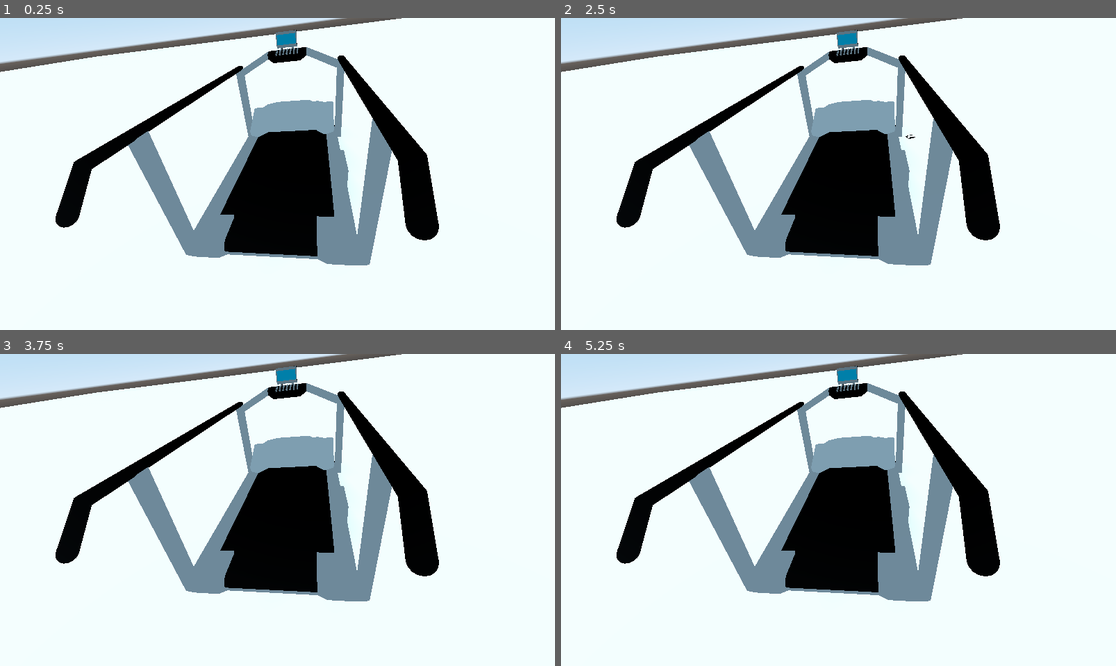
Above: before the commit, frames 1-4 (two rows, left to right).
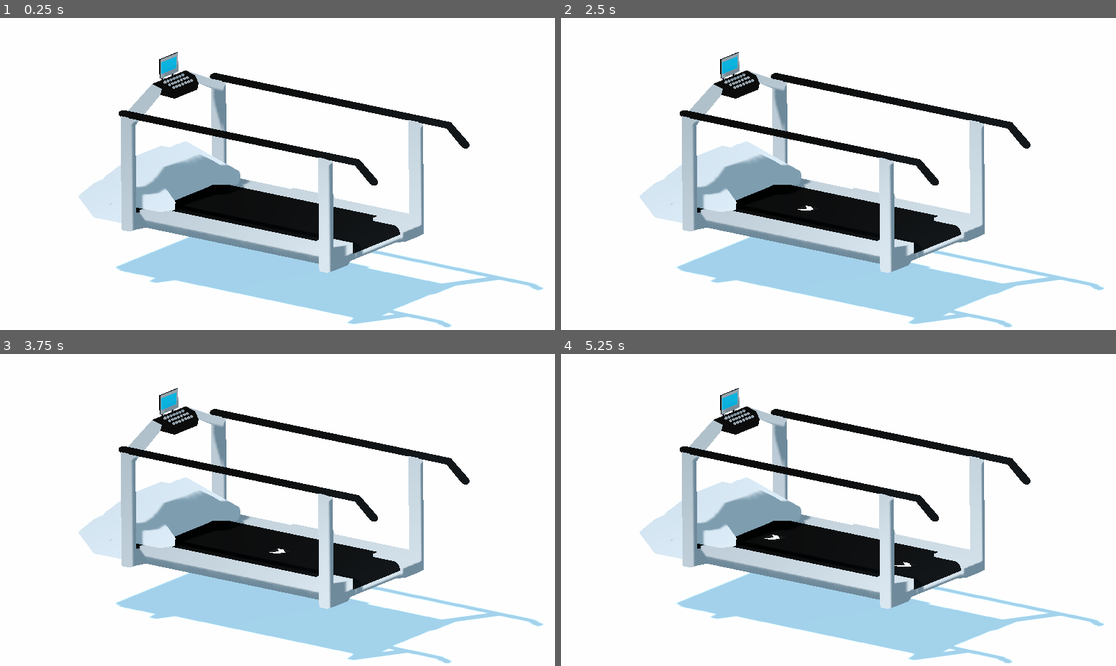
Above: after the commit, the same moments.

Repository: ConstantVennin/MonarkTreadmill3D
Game: Godot game, scene res://Main.tscn
The game is run twice, just before and just after one commit, with the same random seed, the same clock (stepped at 60 frames per second) and the same inputs. This scene is started directly instead of the project's main scene.
Inputs:
- Up to frame 1 (0.25 s): no input
- Up to frame 2 (2.5 s): tap Enter (ui_accept) at 0.5, 1.35, 1.52, 1.82, 2 s; hold Enter (ui_accept) 0.53-1.28 s; hold Enter (ui_accept) from 2.03 s (still down)
- Up to frame 3 (3.75 s): release Enter (ui_accept) at 2.78 s; tap Enter (ui_accept) at 2.85, 3.02, 3.32 s; hold Enter (ui_accept) from 3.53 s (still down)
- Up to frame 4 (5.25 s): release Enter (ui_accept) at 4.28 s; tap Enter (ui_accept) at 4.35, 4.52, 4.82, 5 s; hold Enter (ui_accept) from 5.03 s (still down)

The runs differ from the first frame. In frame 1, 38% of the frame differs, in the area x 0-98%, y 0-100%; in frame 2, 38%; in frame 3, 38%; in frame 4, 38%.

Commit message:
ajout partie de valentin des trucs à corriger c'est le dawa

Diff:
--- a/Main.gd
+++ b/Main.gd
@@ -1,30 +1,42 @@
 extends Node
 
-export (PackedScene) var fleche_scene
+export(PackedScene) var mob_scene
 
 
-# Declare member variables here. Examples:
-# var a = 2
-# var b = "text"
+func _ready():
+	randomize()
+	$UserInterface/Retry.hide()
+	#$Stream.play()
 
 
-# Called when the node enters the scene tree for the first time.
-func _ready():
-	randomize()
+func _unhandled_input(event):
+	if event.is_action_pressed("ui_accept") and $UserInterface/Retry.visible:
+		get_tree().reload_current_scene()
+		$Stream.play()
 
 
-# Called every frame. 'delta' is the elapsed time since the previous frame.
-#func _process(delta):
-#	pass
+func _on_MobTimer_timeout():
+	# Create a Mob instance and add it to the scene.
+	var mob = mob_scene.instance()
+	var direction = Vector3.ZERO
 
+	# Choose a random location on Path2D.
+	var mob_spawn_location = get_node("SpawnPath/SpawnLocation")
+	mob_spawn_location.unit_offset = randf()
 
-func _on_FlecheTimer_timeout():
-	var fleche = fleche_scene.instance()
-	# Choose a random location on the SpawnPath.
-	# We store the reference to the SpawnLocation node.
-	var fleche_spawn_location = get_node("SpawnPath/SpawnLocation")
-	# And give it a random offset.
-	fleche_spawn_location.unit_offset = randf()
-	var treadmill_position = $Treadmill.transform.origin
-	fleche.initialize(fleche_spawn_location.translation, treadmill_position)
-	add_child(fleche)
+	var player_position = $Player.transform.origin
+
+	add_child(mob)
+	# We connect the mob to the score label to update the score upon squashing a mob.
+	mob.connect("squashed", $UserInterface/ScoreLabel, "_on_Mob_squashed")
+	mob.initialize(mob_spawn_location.translation, player_position)
+	if Input.is_action_pressed("decrease") :
+		$MobTimer.wait_time += 0.1
+	if Input.is_action_pressed("increase") and $MobTimer.wait_time>0.2 :
+		$MobTimer.wait_time -= 0.1
+
+func _on_Player_hit():
+	$MobTimer.stop()
+	$UserInterface/Retry.show()
+	$Stream.stop()
+	$DeathSound.play()
--- a/Main.tscn
+++ b/Main.tscn
@@ -1,56 +1,150 @@
-[gd_scene load_steps=7 format=2]
+[gd_scene load_steps=13 format=2]
 
-[ext_resource path="res://Treadmill.tscn" type="PackedScene" id=1]
-[ext_resource path="res://fleche.tscn" type="PackedScene" id=2]
-[ext_resource path="res://Main.gd" type="Script" id=3]
+[ext_resource path="res://Main.gd" type="Script" id=1]
+[ext_resource path="res://Player.tscn" type="PackedScene" id=2]
+[ext_resource path="res://Mob.tscn" type="PackedScene" id=3]
+[ext_resource path="res://default_env.tres" type="Environment" id=4]
+[ext_resource path="res://ScoreLabel.gd" type="Script" id=6]
+[ext_resource path="res://ui_theme.tres" type="Theme" id=7]
 
 [sub_resource type="BoxShape" id=1]
 extents = Vector3( 30, 1, 30 )
 
 [sub_resource type="CubeMesh" id=2]
-size = Vector3( 60, 2, 60 )
+size = Vector3( 120, 2, 120 )
 
-[sub_resource type="Curve3D" id=3]
+[sub_resource type="CylinderMesh" id=3]
+
+[sub_resource type="SpatialMaterial" id=4]
+albedo_color = Color( 0.960784, 0.486275, 0.0313726, 1 )
+
+[sub_resource type="Curve3D" id=5]
 _data = {
-"points": PoolVector3Array( 0, 0, 0, 0, 0, 0, -0.266457, -6.94394e-06, -0.00904983, 0, 0, 0, 0, 0, 0, -0.266457, -6.94394e-06, 0.424052, 0, 0, 0, 0, 0, 0, -0.014211, -6.94394e-06, 0.419293, 0, 0, 0, 0, 0, 0, -0.014211, -6.94394e-06, -0.0185686, 0, 0, 0, 0, 0, 0, -0.266457, -6.94394e-06, -0.00904983 ),
-"tilts": PoolRealArray( 0, 0, 0, 0, 0 )
+"points": PoolVector3Array( 0, 0, 0, 0, 0, 0, 0.968777, 0, 0.258339, 0, 0, 0, 0, 0, 0, 0.968777, 0, 0.710435, 0, 0, 0, 0, 0, 0, 0.968777, 0, 0.258339 ),
+"tilts": PoolRealArray( 0, 0, 0 )
 }
 
+[sub_resource type="BoxShape" id=6]
+extents = Vector3( 0.181836, 0.212522, 0.316286 )
+
 [node name="Main" type="Node"]
-script = ExtResource( 3 )
-fleche_scene = ExtResource( 2 )
+script = ExtResource( 1 )
+mob_scene = ExtResource( 3 )
 
 [node name="Ground" type="StaticBody" parent="."]
+transform = Transform( 1, 0, 0, 0, 1, 0, 0, 0, 1, 0, -1, 0 )
+collision_layer = 4
+collision_mask = 0
 
 [node name="CollisionShape" type="CollisionShape" parent="Ground"]
 shape = SubResource( 1 )
 
 [node name="MeshInstance" type="MeshInstance" parent="Ground"]
-transform = Transform( 1, 0, 0, 0, 1, 0, 0, 0, 1, -1.13168, -1.08221, -1.23676 )
+transform = Transform( 0.72685, 0, -0.686796, 0, 1, 0, 0.686796, 0, 0.72685, 0, 0, 0 )
 mesh = SubResource( 2 )
 material/0 = null
 
 [node name="DirectionalLight" type="DirectionalLight" parent="."]
-transform = Transform( 0.888241, -0.459378, 0, -0.389774, -0.753657, 0.529223, -0.243114, -0.470078, -0.848482, 0, 2.27976, -0.720392 )
+transform = Transform( 0.5, -0.777049, 0.382355, 0, 0.441506, 0.897258, -0.866025, -0.448629, 0.220753, 0, 12.5592, 14.7757 )
 shadow_enabled = true
 
-[node name="Treadmill" parent="." instance=ExtResource( 1 )]
-transform = Transform( 1, 0, 0, 0, 1, 0, 0, 0, 1, -0.0343734, -0.0236509, 0 )
+[node name="Player" parent="." instance=ExtResource( 2 )]
+transform = Transform( -5, 0, -4.37114e-07, 0, 5, 0, 4.37114e-07, 0, -5, 0.931389, 5.09722, -1.3703 )
+collision_layer = 0
+collision_mask = 2147483652
 
-[node name="Position3D" type="Position3D" parent="."]
+[node name="CameraPivot" type="Position3D" parent="."]
+transform = Transform( 1, 0, 0, 0, 0.707107, 0.707107, 0, -0.707107, 0.707107, 0.183514, 0, 0 )
 
-[node name="Camera" type="Camera" parent="Position3D"]
-transform = Transform( -0.984469, -0.0132641, -0.175059, -0.108741, 0.828906, 0.548717, 0.137829, 0.559231, -0.817474, -0.0904167, 0.616366, -0.878262 )
+[node name="Camera" type="Camera" parent="CameraPivot"]
+transform = Transform( -0.595734, -0.24184, 0.765908, 0.561182, 0.556884, 0.612335, -0.574609, 0.794603, -0.196038, 12.4832, 19.2594, -2.65365 )
+projection = 1
+fov = 48.6
+size = 19.0
+
+[node name="Cylinders" type="Spatial" parent="."]
+transform = Transform( 1, 0, 0, 0, 1, 0, 0, 0, 1, 8, 0, 0 )
+visible = false
+
+[node name="MeshInstance" type="MeshInstance" parent="Cylinders"]
+transform = Transform( 1, 0, 0, 0, 1, 0, 0, 0, 1, 6, 0, -15 )
+mesh = SubResource( 3 )
+material/0 = SubResource( 4 )
+
+[node name="MeshInstance3" type="MeshInstance" parent="Cylinders"]
+transform = Transform( 1, 0, 0, 0, 1, 0, 0, 0, 1, -21, 0, -15 )
+mesh = SubResource( 3 )
+material/0 = SubResource( 4 )
+
+[node name="MeshInstance2" type="MeshInstance" parent="Cylinders"]
+transform = Transform( 1, 0, 0, 0, 1, 0, 0, 0, 1, -21, 0, 16 )
+mesh = SubResource( 3 )
+material/0 = SubResource( 4 )
+
+[node name="MeshInstance4" type="MeshInstance" parent="Cylinders"]
+transform = Transform( 1, 0, 0, 0, 1, 0, 0, 0, 1, 6, 0, 16 )
+mesh = SubResource( 3 )
+material/0 = SubResource( 4 )
 
 [node name="SpawnPath" type="Path" parent="."]
-transform = Transform( 1, 0, 0, 0, 1, 0, 0, 0, 1, 0.137831, 0.255775, -0.50635 )
-curve = SubResource( 3 )
+transform = Transform( 1, 0, 0, 0, 1, 0, 0, 0, 1, 0, 5, 0 )
+curve = SubResource( 5 )
 
 [node name="SpawnLocation" type="PathFollow" parent="SpawnPath"]
-transform = Transform( 1, 0, 0, 0, 1, 0, 0, 0, 1, -0.266457, -6.94394e-06, -0.00904983 )
+transform = Transform( -0.491811, 0, -0.870701, 0, 1, 0, 0.870701, 0, -0.491811, 0.968777, 0, 0.258339 )
+offset = 26.9729
+rotation_mode = 1
+cubic_interp = false
+loop = false
 
-[node name="FlecheTimer" type="Timer" parent="."]
-wait_time = 0.5
+[node name="MobTimer" type="Timer" parent="."]
 autostart = true
 
-[connection signal="timeout" from="FlecheTimer" to="." method="_on_FlecheTimer_timeout"]
+[node name="UserInterface" type="Control" parent="."]
+anchor_right = 1.0
+anchor_bottom = 1.0
+theme = ExtResource( 7 )
+
+[node name="ScoreLabel" type="Label" parent="UserInterface"]
+visible = false
+margin_left = 20.0226
+margin_top = 16.0181
+margin_right = 126.023
+margin_bottom = 71.0181
+custom_colors/font_color = Color( 0.2, 0.184314, 0.215686, 1 )
+text = "Score: 0"
+script = ExtResource( 6 )
+
+[node name="Retry" type="ColorRect" parent="UserInterface"]
+visible = false
+anchor_right = 1.0
+anchor_bottom = 1.0
+color = Color( 0, 0, 0, 0.447059 )
+__meta__ = {
+"_edit_use_anchors_": false
+}
+
+[node name="Label" type="Label" parent="UserInterface/Retry"]
+anchor_right = 1.0
+anchor_bottom = 1.0
+text = "Press Enter to retry"
+align = 1
+valign = 1
+__meta__ = {
+"_edit_use_anchors_": false,
+"_editor_description_": ""
+}
+
+[node name="WorldEnvironment" type="WorldEnvironment" parent="."]
+environment = ExtResource( 4 )
+
+[node name="Area" type="Area" parent="."]
+transform = Transform( 30, 0, 0, 0, 20, 0, 0, 0, 10, 1.29449, 5.22343, -18.9636 )
+collision_layer = 3
+
+[node name="CollisionShape" type="CollisionShape" parent="Area"]
+transform = Transform( 0.999999, 0, 0, 0, 1, 0, 0, 0, 1, -0.0092412, 0, 0.188373 )
+shape = SubResource( 6 )
+
+[connection signal="hit" from="Player" to="." method="_on_Player_hit"]
+[connection signal="timeout" from="MobTimer" to="." method="_on_MobTimer_timeout"]
--- /dev/null
+++ b/Mob.gd
@@ -0,0 +1,58 @@
+extends KinematicBody
+
+# Emitted when the player jumped on the mob.
+signal squashed
+
+# Minimum speed of the mob in meters per second.
+export var min_speed = 10
+# Maximum speed of the mob in meters per second.
+export var max_speed = 18
+export var speed = 10
+var velocity = Vector3.ZERO
+
+func save():
+	if Input.is_action_pressed("decrease") :
+		speed-=1
+	if Input.is_action_pressed("increase"):
+		speed+=1
+
+
+func _physics_process(_delta):
+	var direction = Vector3.ZERO
+	move_and_slide(velocity)
+	velocity = Vector3.FORWARD * speed
+	velocity = velocity.rotated(Vector3.UP, rotation.y)
+
+func initialize(start_position, _player_position):
+	translation = start_position
+	save()
+	if Input.is_action_pressed("elever") :
+		$Pivot.translation.y+=1
+	if Input.is_action_pressed("abaisser") :
+		$Pivot.translation.y-=1
+	#rotate_y(rand_range(-PI / 4, PI / 4))
+	rotate_y(0)
+	# We calculate a forward velocity first, which represents the speed.
+	#if Input.is_action_pressed("decrease") :
+	#	speed-=1
+	#if Input.is_action_pressed("increase"):
+	#	speed+=1
+	velocity = Vector3.UP * speed
+	# We then rotate the vector based on the mob's Y rotation to move in the direction it's looking.
+	velocity = velocity.rotated(Vector3.UP, rotation.y)
+
+	#$AnimationPlayer.playback_speed = speed / min_speed
+
+
+func squash():
+	emit_signal("squashed")
+	queue_free()
+
+
+func _on_VisibilityNotifier_screen_exited():
+	queue_free()
+
+
+
+func _on_Area_area_entered(area):
+	queue_free()
--- /dev/null
+++ b/Mob.tscn
@@ -0,0 +1,46 @@
+[gd_scene load_steps=6 format=2]
+
+[ext_resource path="res://Mob.gd" type="Script" id=1]
+[ext_resource path="res://art/fleche.glb" type="PackedScene" id=2]
+
+[sub_resource type="BoxShape" id=1]
+extents = Vector3( 0.560649, 4.42849, 0.549437 )
+
+[sub_resource type="Animation" id=2]
+length = 1.2
+loop = true
+
+[sub_resource type="BoxShape" id=3]
+extents = Vector3( 0.213426, 0.260034, 0.216003 )
+
+[node name="Mob" type="KinematicBody" groups=["mob"]]
+transform = Transform( 1, 0, 0, 0, 1, 0, 0, 0, 1, 0.0141335, 0.0114588, 0 )
+collision_mask = 2
+script = ExtResource( 1 )
+
+[node name="Pivot" type="Spatial" parent="."]
+transform = Transform( -1.09278e-08, 0, 0.25, 0, 0.25, 0, -0.25, 0, -1.09278e-08, 0, 4.35, 0 )
+
+[node name="fleche" parent="Pivot" instance=ExtResource( 2 )]
+transform = Transform( 100, 0, 0, 0, 10, 0, 0, 0, 100, 0, 0, 0 )
+
+[node name="CollisionShape" type="CollisionShape" parent="."]
+transform = Transform( 1, 0, 0, 0, 1, 0, 0, 0, 1, 0, 0.52793, 0 )
+shape = SubResource( 1 )
+
+[node name="VisibilityNotifier" type="VisibilityNotifier" parent="."]
+transform = Transform( 1, 0, 0, 0, 1, 0, 0, 0, 1, 0.0324299, 0.062134, -0.0285549 )
+aabb = AABB( -1.96587, 0.251327, -1.7925, 3.94249, 1.09305, 3.61526 )
+
+[node name="AnimationPlayer" type="AnimationPlayer" parent="."]
+autoplay = "float"
+anims/float = SubResource( 2 )
+
+[node name="Area" type="Area" parent="."]
+transform = Transform( 2.5, 0, 0, 0, 1, 0, 0, 0, 2.5, 0.00345743, 4.49404, 0.0182137 )
+
+[node name="CollisionShape" type="CollisionShape" parent="Area"]
+shape = SubResource( 3 )
+
+[connection signal="screen_exited" from="VisibilityNotifier" to="." method="_on_VisibilityNotifier_screen_exited"]
+[connection signal="area_entered" from="Area" to="." method="_on_Area_area_entered"]
--- /dev/null
+++ b/Player.gd
@@ -0,0 +1,85 @@
+extends KinematicBody
+
+signal hit
+
+# How fast the player moves in meters per second.
+export var speed = 14
+# Vertical impulse applied to the character upon jumping in meters per second.
+export var jump_impulse = 20
+# Vertical impulse applied to the character upon bouncing over a mob in meters per second.
+export var bounce_impulse = 16
+# The downward acceleration when in the air, in meters per second per second.
+export var fall_acceleration = 75
+
+var velocity = Vector3.ZERO
+
+var basis = Basis()
+
+
+func _physics_process(delta):
+	var direction = Vector3.ZERO
+	if Input.is_action_pressed("move_right"):
+		direction.x += 1
+	if Input.is_action_pressed("move_left"):
+		direction.x -= 1
+	if Input.is_action_pressed("move_back"):
+		direction.z += 1
+	if Input.is_action_pressed("move_forward"):
+		direction.z -= 1
+	if Input.is_action_pressed("elever"):
+		rotate(Vector3(1, 0, 0), 0.01)
+		# shortened
+		$Pivot.rotate_x(0.01)
+		direction.y -= 0.1
+	if Input.is_action_pressed("abaisser"):
+		rotate(Vector3(1, 0, 0), -0.01)
+		# shortened
+		$Pivot.rotate_x(-0.01)
+		direction.y += 0.1
+
+	if direction != Vector3.ZERO:
+		# In the lines below, we turn the character when moving and make the animation play faster.
+		direction = direction.normalized()
+		#$Pivot.look_at(translation + direction, Vector3.UP)
+		$AnimationPlayer.playback_speed = 4
+	else:
+		$AnimationPlayer.playback_speed = 1
+
+	velocity.x = direction.x * speed
+	velocity.z = direction.z * speed
+
+	# Jumping.
+	if is_on_floor() and Input.is_action_just_pressed("jump"):
+		velocity.y += jump_impulse
+		$JumpSound.play()
+	# We apply gravity every frame so the character always collides with the ground when moving.
+	# This is necessary for the is_on_floor() function to work as a body can always detect
+	# the floor, walls, etc. when a collision happens the same frame.
+	#velocity.y -= fall_acceleration * delta
+	velocity = move_and_slide(velocity, Vector3.UP)
+
+	# Here, we check if we landed on top of a mob and if so, we kill it and bounce.
+	# With move_and_slide(), Godot makes the body move sometimes multiple times in a row to
+	# smooth out the character's motion. So we have to loop over all collisions that may have
+	# happened.
+	# If there are no "slides" this frame, the loop below won't run.
+	for index in range(get_slide_count()):
+		var collision = get_slide_collision(index)
+		if collision.collider.is_in_group("mob"):
+			var mob = collision.collider
+			if Vector3.UP.dot(collision.normal) > 0.1:
+				mob.squash()
+				$KillSound.play()
+				velocity.y = bounce_impulse
+
+	# This makes the character follow a nice arc when jumping
+	$Pivot.rotation.x = PI / 6 * velocity.y / jump_impulse
+
+
+func die():
+	emit_signal("hit")
+	queue_free()
+
+
+func _on_MobDetector_body_entered(_body):
+	die()
--- /dev/null
+++ b/Player.tscn
@@ -0,0 +1,52 @@
+[gd_scene load_steps=8 format=2]
+
+[ext_resource path="res://Player.gd" type="Script" id=1]
+[ext_resource path="res://art/Treadmill.glb" type="PackedScene" id=2]
+[ext_resource path="res://art/music_sounds/attack.wav" type="AudioStream" id=3]
+[ext_resource path="res://art/music_sounds/explosion.wav" type="AudioStream" id=4]
+
+[sub_resource type="SphereShape" id=1]
+radius = 2.15589
+
+[sub_resource type="CylinderShape" id=2]
+radius = 0.907607
+height = 0.1438
+
+[sub_resource type="Animation" id=3]
+length = 1.2
+loop = true
+
+[node name="Player" type="KinematicBody"]
+collision_mask = 6
+script = ExtResource( 1 )
+
+[node name="Pivot" type="Spatial" parent="."]
+transform = Transform( -1, 0, -8.74228e-08, 0, 1, 0, 8.74228e-08, 0, -1, 0, 0, 0 )
+
+[node name="Treadmill" parent="Pivot" instance=ExtResource( 2 )]
+transform = Transform( 5, 0, 0, 0, 5, 0, 0, 0, 5, 0, -2, 0 )
+
+[node name="CollisionShape" type="CollisionShape" parent="."]
+transform = Transform( 1, 0, 0, 0, 1, 0, 0, 0, 1, 0, 0.771765, 0 )
+shape = SubResource( 1 )
+
+[node name="MobDetector" type="Area" parent="."]
+collision_layer = 0
+collision_mask = 2
+monitorable = false
+
+[node name="CollisionShape" type="CollisionShape" parent="MobDetector"]
+transform = Transform( 1, 0, 0, 0, 1, 0, 0, 0, 1, 0, 1.06491, 0 )
+shape = SubResource( 2 )
+
+[node name="AnimationPlayer" type="AnimationPlayer" parent="."]
+autoplay = "float"
+anims/float = SubResource( 3 )
+
+[node name="JumpSound" type="AudioStreamPlayer" parent="."]
+stream = ExtResource( 3 )
+
+[node name="KillSound" type="AudioStreamPlayer" parent="."]
+stream = ExtResource( 4 )
+
+[connection signal="body_entered" from="MobDetector" to="." method="_on_MobDetector_body_entered"]
--- /dev/null
+++ b/ScoreLabel.gd
@@ -0,0 +1,8 @@
+extends Label
+
+var score = 0
+
+
+func _on_Mob_squashed():
+	score += 1
+	text = "Score: %s" % score
--- /dev/null
+++ b/ui_theme.tres
@@ -0,0 +1,10 @@
+[gd_resource type="Theme" load_steps=3 format=2]
+
+[ext_resource path="res://fonts/Montserrat-Medium.ttf" type="DynamicFontData" id=1]
+
+[sub_resource type="DynamicFont" id=1]
+size = 22
+font_data = ExtResource( 1 )
+
+[resource]
+default_font = SubResource( 1 )
Not shown, added: art/music_sounds/LICENSE_cc4-by-sa.txt
Not shown, added: art/music_sounds/MUSIC COPYRIGHT.txt
Not shown, added: art/music_sounds/attack.wav.import
Not shown, added: art/music_sounds/death.wav.import
Not shown, added: art/music_sounds/explosion.wav.import
Not shown, added: art/music_sounds/fireball.wav.import
Not shown, added: art/music_sounds/level_up.wav.import
Not shown, added: art/music_sounds/mountain-trials.ogg.import
Not shown, added: art/music_sounds/night-chip.ogg.import
Not shown, added: art/music_sounds/object.wav.import
Not shown, added: art/music_sounds/attack.wav
Not shown, added: art/music_sounds/death.wav
(and 6 more such lines)
